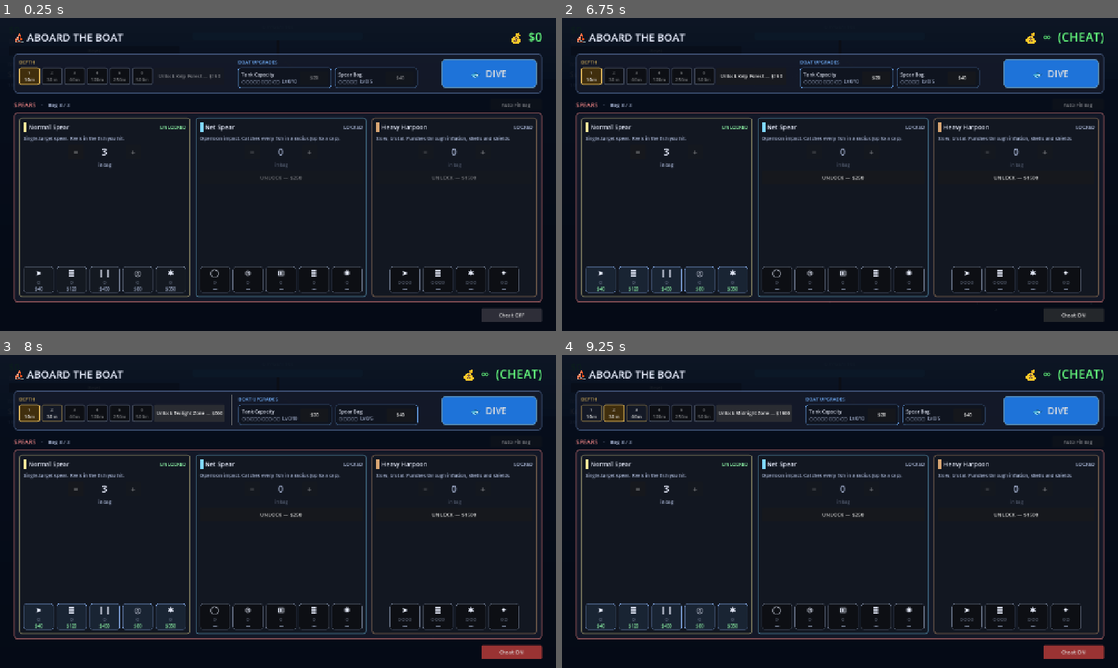
Above: before the commit, frames 1-4 (two rows, left to right).
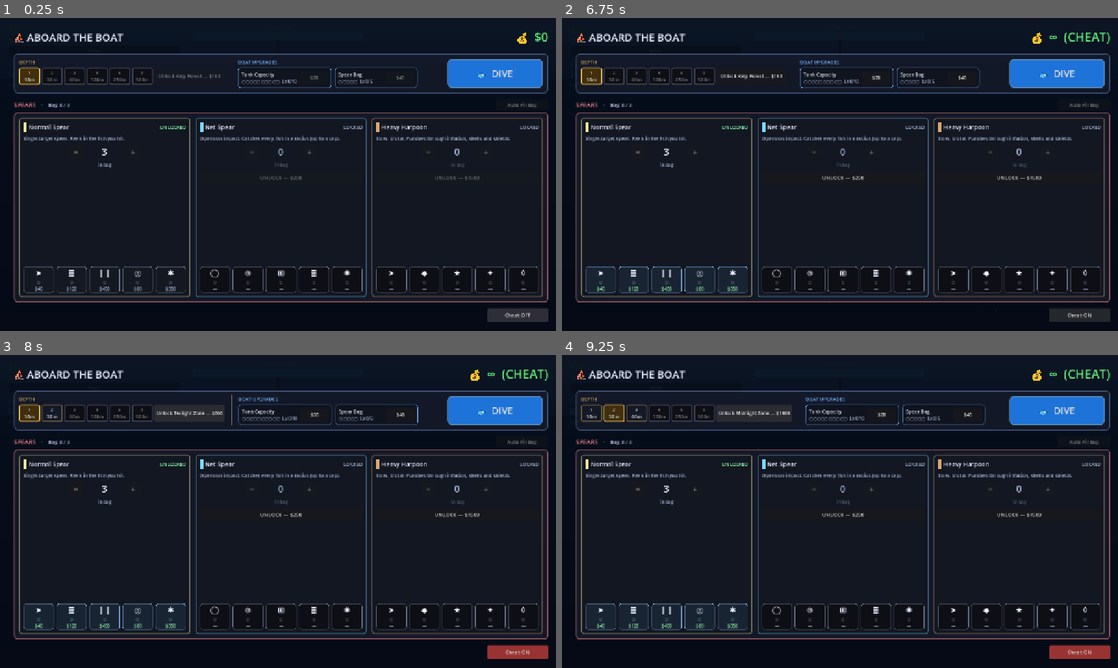
Above: after the commit, the same moments.

Repository: AndreiZitti/Harpoony
Game: Godot game, scene res://scenes/main.tscn
Same seed, same stepped clock (60 frames per second), same inputs: the game is played once before the commit and once after it.
Inputs (mouse positions are in pixels of both pictures, inside the frame that each line leads up to):
- Up to frame 1 (0.25 s): no input
- Up to frame 2 (6.75 s): click "1 10m" at 0.5 s; click "🐟 DIVE" at 1.25 s; click "Reset" at 2 s; move the mouse to (962, 158) at 2.77 s; tap 1 at 2.85 s; click (962, 158) at 2.92 s; click "RESURFACE" at 3.5 s; move the mouse to (728, 190) at 4.27 s; tap 2 at 4.35 s; click (728, 190) at 4.42 s; tap Space at 4.52 s; click "−" at 5 s; click "Auto-Fill Bag" at 5.75 s; click "Cheat: OFF" at 6.5 s
- Up to frame 3 (8 s): click "Unlock Kelp Forest — $150" at 7.25 s
- Up to frame 4 (9.25 s): click "2 30m" at 8 s; click "Unlock Twilight Zone — $600" at 8.75 s

The runs differ from the first frame. In frame 1, 1.8% of the frame differs, in the area x 67-99%, y 4-98%; in frame 2, 2.0%; in frame 3, 2.0%; in frame 4, 2.0%.

Commit message:
feat: rebuild Heavy upgrade tree (Crit/Penetrate branches)
Reinforced Shaft baseline; Sharp Tip + Perfect Strike (Crit branch);
Drill Tip + Sonic Boom (Penetrate branch). Crit and Perfect Strike
multipliers wired into hit-value resolution via get_effective_spear_stat.
Sonic Boom is a TODO follow-up. Drill Tip replaces the 2-level entry
from Task 3 with a single-level step-2 entry (1 → 3 pierce).

Co-Authored-By: Claude Opus 4.7 (1M context) <noreply@anthropic.com>

Diff:
--- a/data/spears/heavy.tres
+++ b/data/spears/heavy.tres
@@ -20,39 +20,48 @@
 bypasses_defenses = true
 upgrades = {
 "speed_mult": {
-	"name": "Counterweight",
-	"description": "+10% travel speed.",
+	"name": "Reinforced Shaft",
+	"description": "+15% travel speed (baseline).",
 	"icon": "➤",
-	"max_level": 4,
-	"costs": [60, 180, 500, 1400],
+	"max_level": 1,
+	"costs": [200],
 	"field": "speed_mult",
-	"step": 0.1
+	"step": 0.15
 },
-"reel_speed_mult": {
-	"name": "Reinforced Line",
-	"description": "+10% reel-in speed.",
-	"icon": "≣",
-	"max_level": 4,
-	"costs": [70, 210, 600, 1500],
-	"field": "reel_speed_mult",
-	"step": 0.1
+"sharp_tip": {
+	"name": "Sharp Tip",
+	"description": "Crit branch — 25% chance for 2x cash on hit.",
+	"icon": "◆",
+	"max_level": 1,
+	"costs": [500],
+	"field": "crit_chance",
+	"step": 0.25
 },
-"value_bonus": {
-	"name": "Trophy Tip",
-	"description": "+15% cash on hits.",
-	"icon": "✱",
-	"max_level": 3,
-	"costs": [200, 600, 1500],
-	"field": "value_bonus",
-	"step": 0.15
+"perfect_strike": {
+	"name": "Perfect Strike",
+	"description": "Crit branch — direct-center hits crit at 3x.",
+	"icon": "★",
+	"max_level": 1,
+	"costs": [1200],
+	"field": "perfect_strike",
+	"step": 1
 },
 "pierce_count": {
 	"name": "Drill Tip",
-	"description": "+1 fish pierced per shot. Plows through stacked targets.",
+	"description": "Penetrate branch — pierces up to 3 fish in a line.",
 	"icon": "✦",
-	"max_level": 2,
-	"costs": [400, 1200],
+	"max_level": 1,
+	"costs": [600],
 	"field": "pierce_count",
+	"step": 2
+},
+"sonic_boom": {
+	"name": "Sonic Boom",
+	"description": "Penetrate branch — impact stuns nearby fish briefly.",
+	"icon": "◊",
+	"max_level": 1,
+	"costs": [1100],
+	"field": "sonic_boom",
 	"step": 1
 }
 }
--- a/scripts/spear.gd
+++ b/scripts/spear.gd
@@ -133,6 +133,8 @@
 func _pierce_through(fish: Fish) -> void:
 	fish.on_speared(self)
 	var base := fish.get_cash_value()
+	base = int(round(base * _crit_multiplier(fish)))
+	# TODO: if get_effective_spear_stat(current_type_id, "sonic_boom") >= 1, stun nearby fish for ~0.6s.
 	var result := GameData.register_hit(base)
 	var arrive_pos := fish.global_position
 	var species := fish.species
@@ -314,6 +316,9 @@
 	if current_type:
 		bonus = GameData.get_effective_spear_stat(current_type_id, "value_bonus")
 	base = int(round(base * bonus))
+	# Heavy crit branch: Sharp Tip rolls a chance for 2x; Perfect Strike auto-3x on dead-center.
+	# TODO: if get_effective_spear_stat(current_type_id, "sonic_boom") >= 1, stun nearby fish for ~0.6s on impact.
+	base = int(round(base * _crit_multiplier(fish)))
 	var result := GameData.register_hit(base)
 	var arrive_pos := fish.global_position
 	var species := fish.species
@@ -472,3 +477,25 @@
 			var a := float(i) / 8.0 * TAU
 			var p := Vector2(cos(a), sin(a)) * r
 			draw_line(Vector2(tip_x, 0), Vector2(tip_x, 0) + p, Color(tip_color.r, tip_color.g, tip_color.b, 0.12), 1.0)
+
+
+func _crit_multiplier(fish: Node2D) -> float:
+	# Heavy-only Crit branch: Perfect Strike (auto-3x on dead-center) takes precedence
+	# over Sharp Tip's probabilistic 2x. Both upgrades read via get_effective_spear_stat
+	# so future stacking sources Just Work.
+	if current_type_id == &"":
+		return 1.0
+	var perfect_strike_eff: int = int(GameData.get_effective_spear_stat(current_type_id, "perfect_strike"))
+	if perfect_strike_eff >= 1 and _is_dead_center_hit(fish):
+		return 3.0
+	var crit_chance_eff: float = GameData.get_effective_spear_stat(current_type_id, "crit_chance")
+	if crit_chance_eff > 0.0 and randf() < crit_chance_eff:
+		return 2.0
+	return 1.0
+
+
+func _is_dead_center_hit(fish: Node2D) -> bool:
+	if fish == null or not is_instance_valid(fish):
+		return false
+	var d := global_position.distance_to(fish.global_position)
+	return d <= fish.hit_radius * 0.25
--- a/scripts/spear_type.gd
+++ b/scripts/spear_type.gd
@@ -21,6 +21,9 @@
 
 @export_group("Behavior — Pierce")
 @export_range(1, 10, 1) var pierce_count: int = 1
+@export_range(0.0, 1.0, 0.05) var crit_chance: float = 0.0      # 0.0–1.0; Sharp Tip raises this
+@export var perfect_strike: int = 0       # 1 = direct-center hits always crit at 3x
+@export var sonic_boom: int = 0           # 1 = TODO impact stuns nearby fish
 
 @export_group("Behavior — Net")
 @export_range(0.0, 200.0, 1.0) var net_radius: float = 0.0
